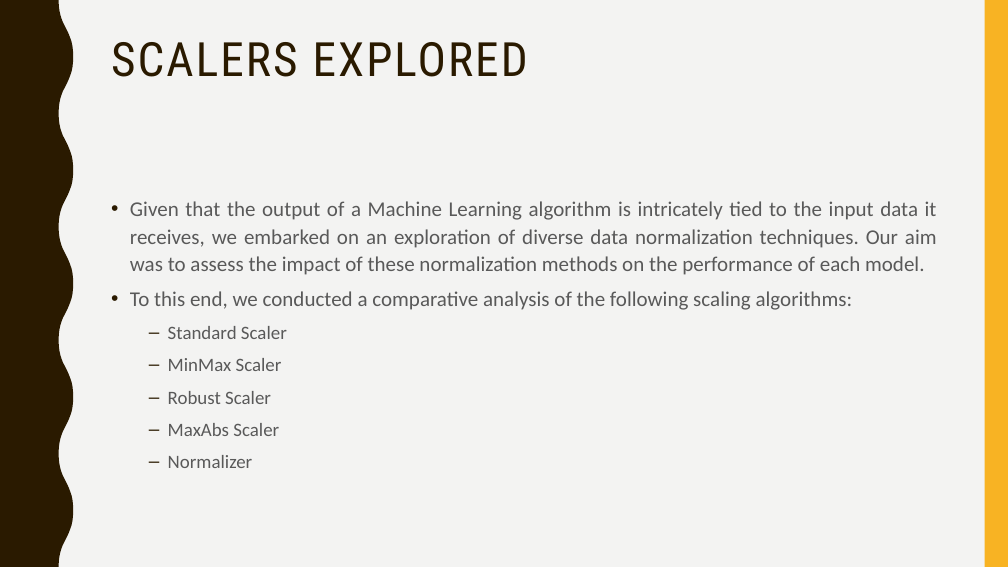
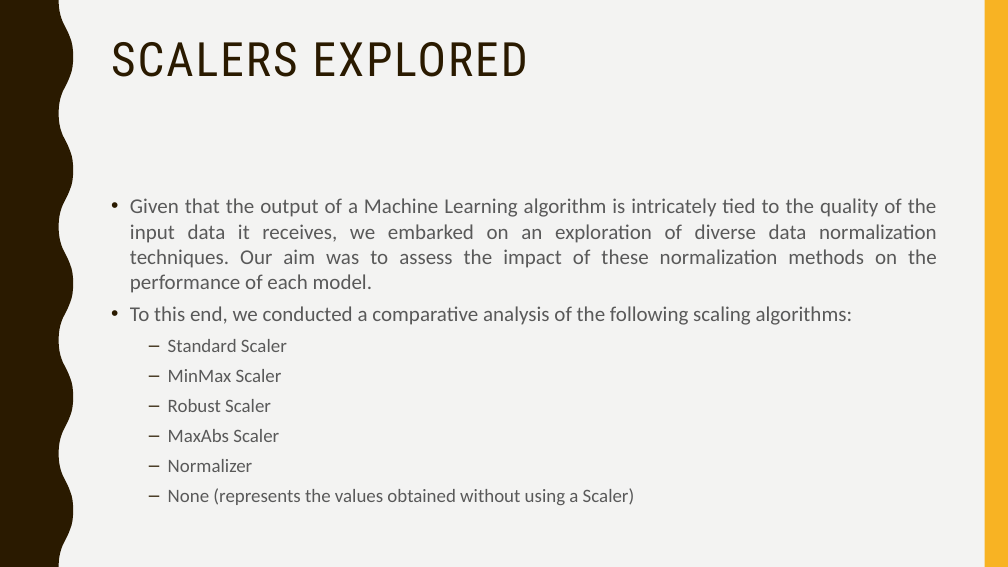
Before and after one commit to afs202005277/AC, a slide deck: slide 28 of ppt projeto.pptx. Drawn at 1008x567 pixels with LibreOffice and Linux fonts; fonts in the diff are those of the drawing. Boxes give left, top, right and bottom in pixels: in the first picture for what was removed or moved away, otherwise in the second. Text is boxed around its words. In the diff, an @@ line names an element or a change of style, - is before the commit and + after.

```diff
--- a/ppt projeto.pptx
+++ b/ppt projeto.pptx
@@ text at [130,198,937,293]: text changed @@
-• Given that the output of a Machine Learning algorithm is intricately tied to the input data it receives, we embarked on an exploration of diverse data normalization techniques. Our aim was to assess the impact of these normalization methods on the performance of each model.
+• Given that the output of a Machine Learning algorithm is intricately tied to the quality of the input data it receives, we embarked on an exploration of diverse data normalization techniques. Our aim was to assess the impact of these normalization methods on the performance of each model.
@@ text at [130,306,853,472]: line spacing 1.1 to 1 @@
@@ text at [168,488,635,505]: paragraph added @@
+  – None (represents the values obtained without using a Scaler)
```
Also in this commit, not shown: 17 other slides changed, 2 other files.
